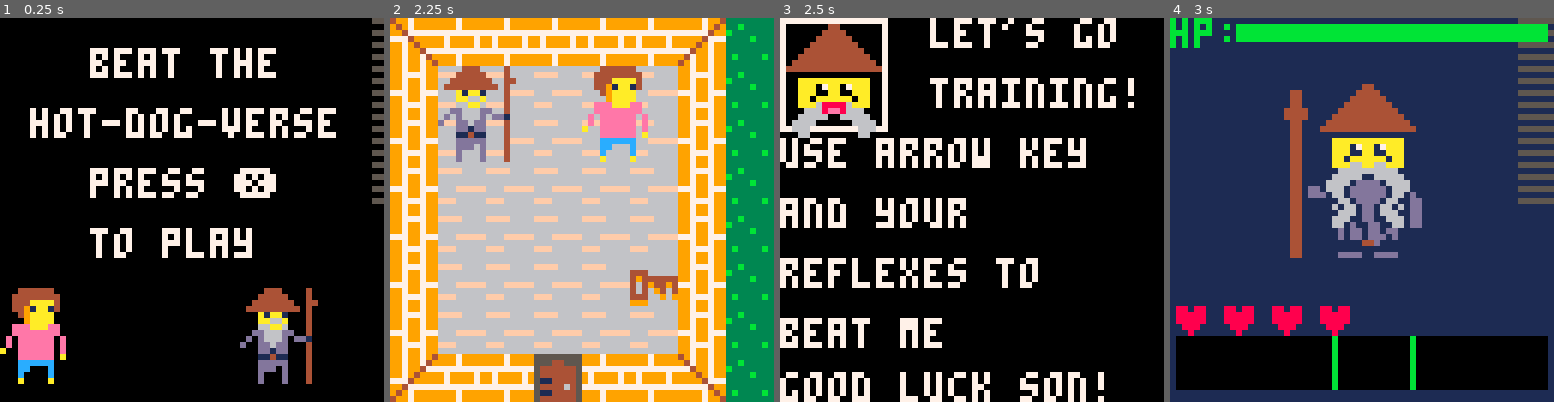
Above: before the commit, frames 1-4 (left to right).
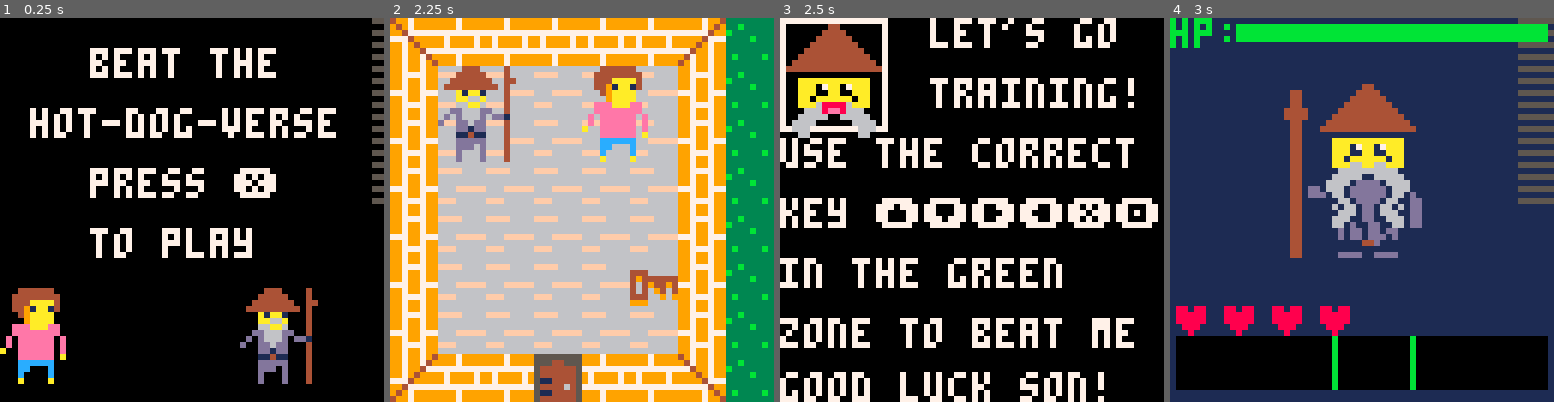
Above: after the commit, the same moments.

Repository: EmilieRobert33/LOWREZJAM
Game: PICO-8 cartridge jeux.p8
Two runs of this game, one before a commit and one after it. Both use one fixed random seed, a clock stepped at 60 frames per second and the inputs below.
Inputs:
- Up to frame 1 (0.25 s): no input
- Up to frame 2 (2.25 s): tap X (X key) at 0.33, 1.07, 1.85 s; tap O (Z key) at 0.7, 1.7, 2.1 s; hold Right 1.6-2.1 s; hold Up from 2.15 s (still down)
- Up to frame 3 (2.5 s): release Up at 2.42 s; hold Right from 2.47 s (still down)
- Up to frame 4 (3 s): keep holding Right; tap O (Z key) at 2.5, 2.9 s; tap X (X key) at 2.97 s

Frames 1-2 are identical in both runs. In frame 3, 9.7% of the frame differs, in the area x 0-99%, y 31-86%; in frame 4, nothing differs.

Commit message:
je ne sais plus

Diff:
--- a/jeux.p8
+++ b/jeux.p8
@@ -59,14 +59,18 @@
 -- diverse fonction pour update_jeux()
 ---------------------------------------
 function update_dialogue_m_k()
-	if (etat=="dialogue_fin_m" or etat=="dialogue_fin_k" or etat=="dialogue_fin_boss")  then
+	if (etat=="dialogue_fin_m" or etat=="dialogue_fin_k" or etat=="dialogue_fin_boss") then
+		temps-=1
 		so_parle=173
 		if (etat=="dialogue_fin_k") so_parle=167
-		if (btnp(5)) then
-			etat="explo_hot_dog_city"
-			music(01)
-			life=51
-			ma_vie=4
+		if temps<=0 then
+			if (btnp(5) or btnp(4) or btnp(3) or btnp(2) or btnp(1) or btnp(0)) then
+				etat="explo_hot_dog_city"
+				music(01)
+				life=51
+				ma_vie=4
+				temps=60
+			end
 		end
 	end
 
@@ -79,7 +83,7 @@
 		rect(0,0,17,18,7)
 		spr(so_parle,1+4,2,2.1,2)
 		print("haaaaaaaa ",25,0,7)
-		print("my best friend ",25,10,7)
+		print("my best  ",25,10,7)
 		print("friend ",0,20,7)
 		print("ketchup",0,30,8)
 		print("will eat you !!",0,40,7)
@@ -201,10 +205,10 @@
 		spr(s_parle,0,0,2.5,2.5)
 		print("let's go",25,0,7)
 		print("training!",25,10,7)
-		print("use arrow key",0,20,7)
-		print("and your",0,30,7)
-		print("reflexes to",0,40,7)
-		print("beat me",0,50,7)
+		print("use the correct ",0,20,7)
+		print("key ⬆️⬇️➡️⬅️❎🅾️",0,30,7)
+		print("in the green",0,40,7)
+		print("zone to beat me",0,50,7)
 		print("good luck son!",0,59,7)
 
 
@@ -603,6 +607,7 @@
 	if (life<=0) then
 		life=51
 		ma_vie=4
+		temps=75
 		if etat=="sensei_combat" then
 			etat="dialogue_fin_sensei"
 			music(01)
@@ -1546,7 +1551,7 @@
 end
 
 function draw_m_explo()
-	spr(anim_moutarde_explo(74),84*8,26*8,2,2)
+	spr(anim_moutarde_explo(74),84*8,25*8,2,2)
 end
 
 function draw_k_explo()
